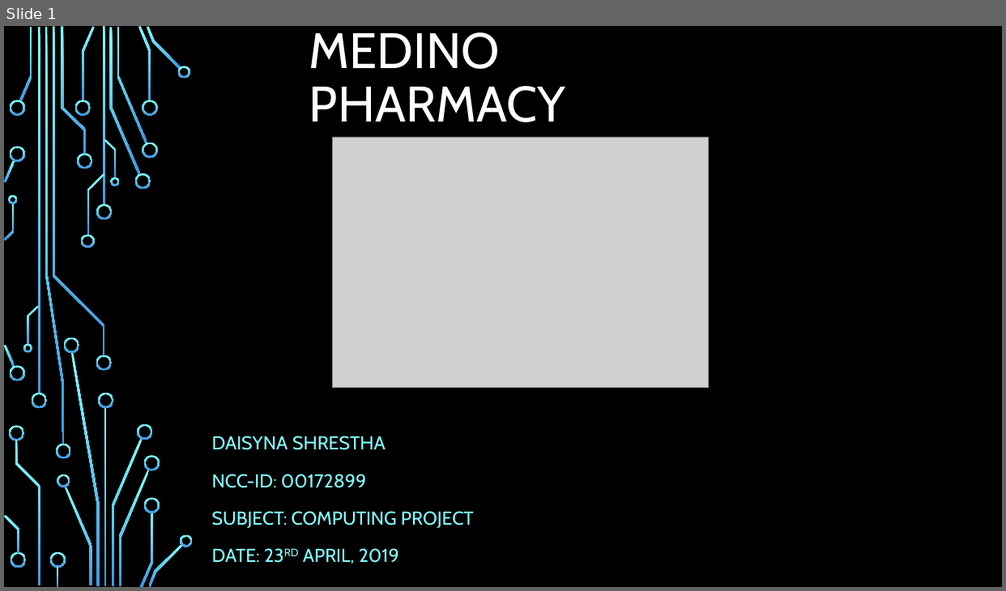
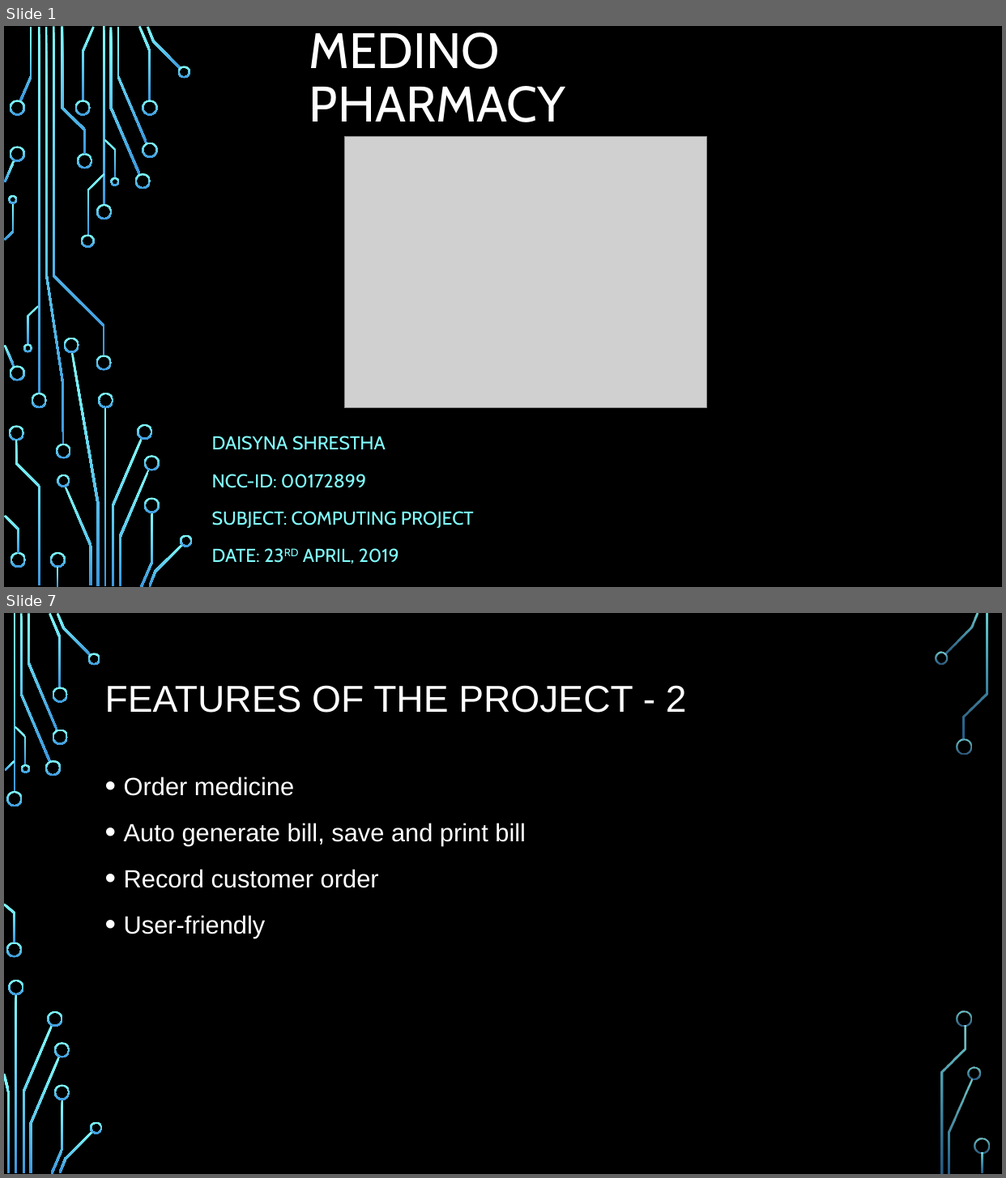
Before and after one commit to sdaisyna/PharmacyMS, a slide deck: Design/Medino Pharmacy.pptx. Shown one above the other, each under a label of ours: slide 1 before the commit, slides 1 and 7 after it; the slides between them are not shown. The pictures are 1006x591 and 1006x1178 pixels, drawn with LibreOffice and Linux fonts; fonts in the diff are those of the drawing; grey boxes stand for pictures; background and template pictures are left out. Boxes give left, top, right and bottom in pixels: in the first picture for what was removed or moved away, otherwise in the second. Text is boxed around its words. In the diff, an @@ line names an element or a change of style, - is before the commit and + after.

```diff
--- a/Design/Medino Pharmacy.pptx
+++ b/Design/Medino Pharmacy.pptx
@@ slide 7 added at [4, 613, 1002, 1174], background picture (left out) @@
@@ title added at [105, 685, 687, 713], 36 pt, text #FFFFFF @@
+FEATURES OF THE PROJECT - 2
@@ text added at [124, 777, 526, 939], 24 pt, text #FFFFFF @@
+• Order medicine
+• Auto generate bill, save and print bill
+• Record customer order
+• User-friendly
@@ group added at [4, 613, 990, 1174]: 33 freeform shapes, 3 rectangles @@
@@ slide 1 changed as well @@
@@ picture: place and size @@
-picture at [333, 137, 709, 387]
+picture at [345, 137, 707, 408]
```
Also in this commit, not shown: 1 other slide changed, 41 other slides added, 1 slide removed, 6 other files.
